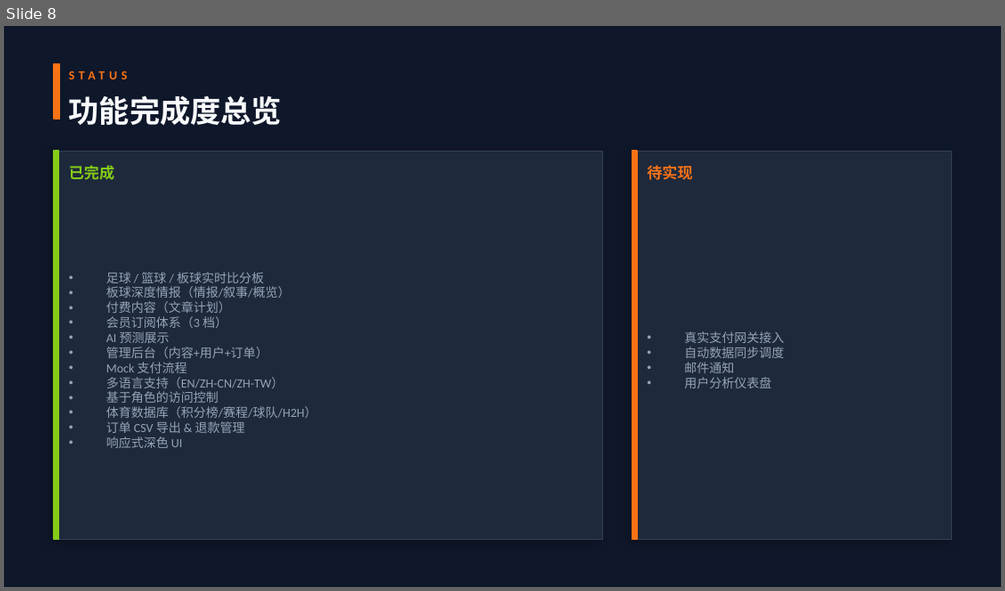
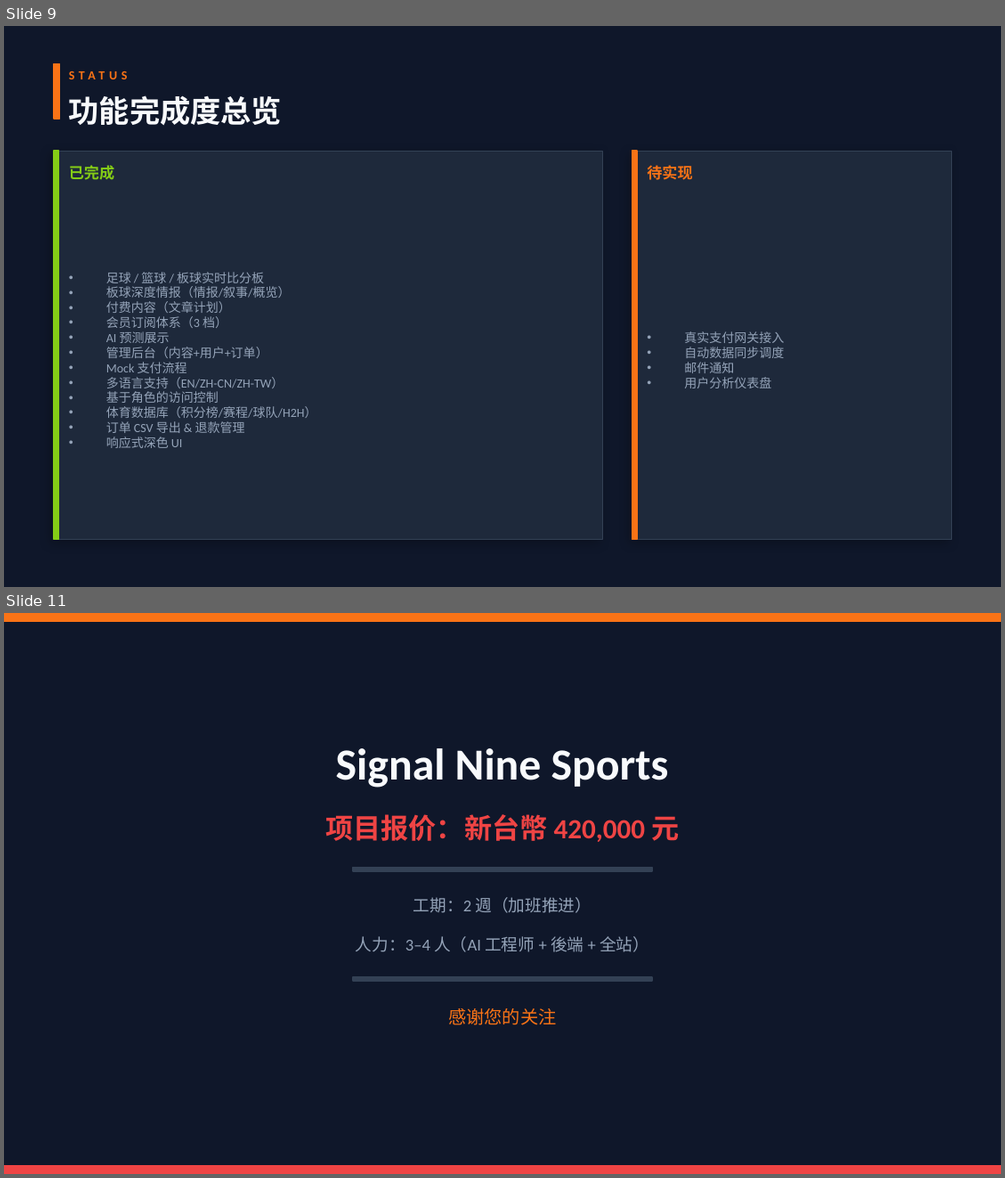
Before and after one commit to qw1447135133-droid/web, a slide deck: Signal-Nine-功能报告.pptx. Shown one above the other, each under a label of ours: slide 8 before the commit, slides 9 and 11 after it; the slides between them are not shown. The pictures are 1005x591 and 1005x1178 pixels, drawn with LibreOffice and Linux fonts; fonts in the diff are those of the drawing. Boxes give left, top, right and bottom in pixels: in the first picture for what was removed or moved away, otherwise in the second. Text is boxed around its words. In the diff, an @@ line names an element or a change of style, - is before the commit and + after.

```diff
--- a/Signal-Nine-功能报告.pptx
+++ b/Signal-Nine-功能报告.pptx
@@ slide 11 added at [4, 613, 1001, 1174], background #0F172A @@
@@ rectangle added at [4, 613, 1001, 621], fill #F97316, outline #F97316 1 pt @@
@@ text added at [336, 748, 669, 787], 32 pt, text #F8FAFC, bold @@
+Signal Nine Sports
@@ text added at [325, 814, 680, 842], 20 pt, text #EF4444, bold @@
+项目报价：新台幣 420,000 元
@@ rectangle added at [353, 868, 652, 871], fill #334155, outline #334155 1 pt @@
@@ text added at [413, 897, 591, 913], 12 pt, text #94A3B8 @@
+工期：2 週（加班推进）
@@ text added at [356, 936, 649, 952], 12 pt, text #94A3B8 @@
+人力：3–4 人（AI 工程师 + 後端 + 全站）
@@ rectangle added at [353, 977, 652, 981], fill #334155, outline #334155 1 pt @@
@@ text added at [449, 1008, 557, 1025], 13 pt, text #F97316 @@
+感谢您的关注
@@ rectangle added at [4, 1165, 1001, 1173], fill #EF4444, outline #EF4444 1 pt @@
@@ what was slide 8 is now slide 9 @@
```
Also in this commit, not shown: 2 other slides added, 1 slide removed, 49 other files.
